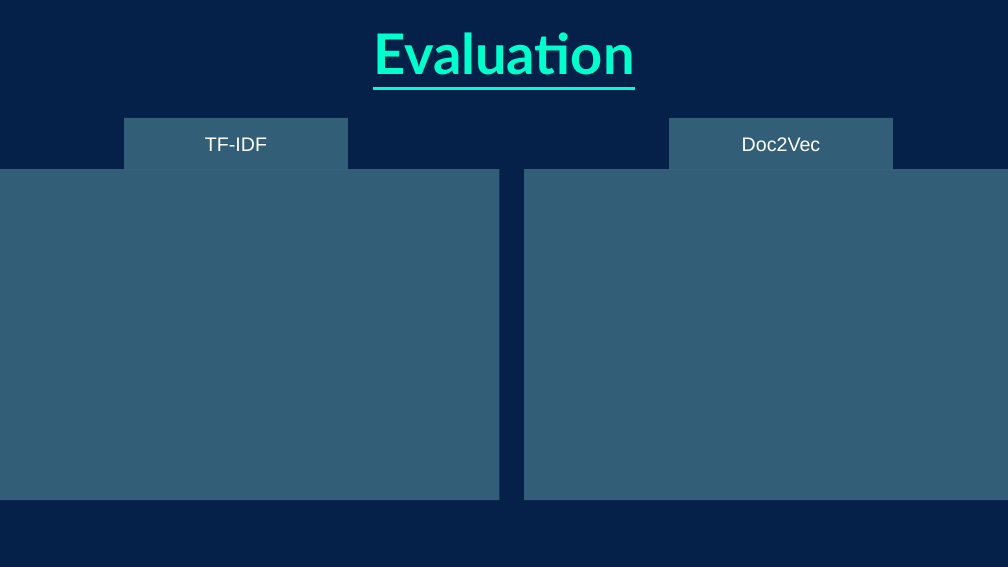
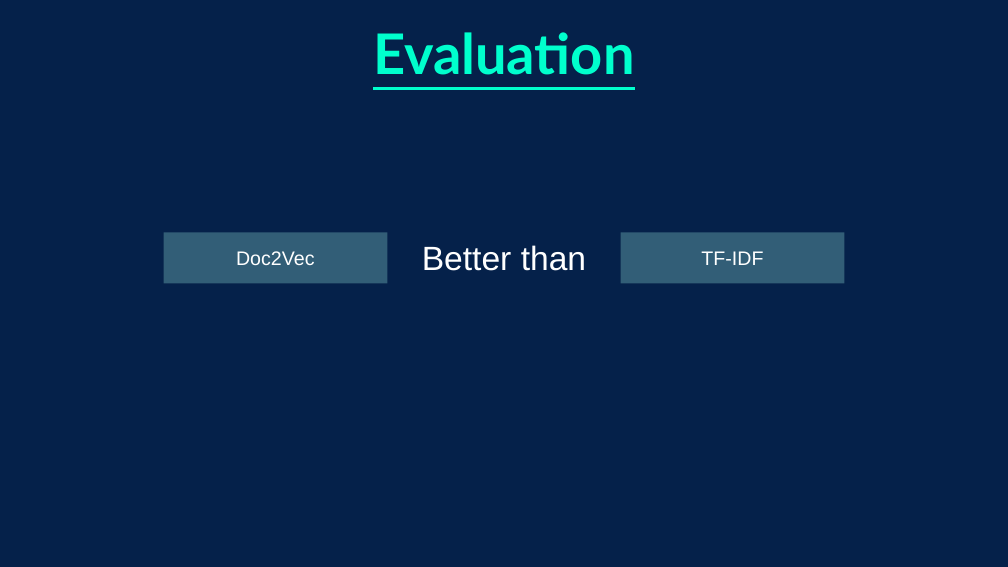
Before and after one commit to boohooo/AirBnB, a slide deck: slide 18 of PPT/AirBB Recommender_v2.pptx (slide 15 before the commit). Drawn at 1008x567 pixels with LibreOffice and Linux fonts; fonts in the diff are those of the drawing; background and template pictures are left out. Boxes give left, top, right and bottom in pixels: in the first picture for what was removed or moved away, otherwise in the second. Text is boxed around its words. In the diff, an @@ line names an element or a change of style, - is before the commit and + after.

```diff
--- a/PPT/AirBB Recommender_v2.pptx
+++ b/PPT/AirBB Recommender_v2.pptx
@@ snip diag rect removed at (0, 169, 500, 500) @@
@@ snip diag rect removed at (524, 169, 1008, 500) @@
@@ snip diag rect "Doc2Vec": place and size @@
-snip diag rect "Doc2Vec" at (669, 118, 893, 169)
+snip diag rect "Doc2Vec" at (163, 233, 387, 284)
@@ snip diag rect "TF-IDF": place and size @@
-snip diag rect "TF-IDF" at (124, 118, 348, 169)
+snip diag rect "TF-IDF" at (621, 233, 845, 284)
@@ text added at (422, 245, 586, 271), 24 pt, text #FFFFFF @@
+Better than
```
Also in this commit, not shown: 6 other slides changed, 8 slides added, 6 slides removed.
